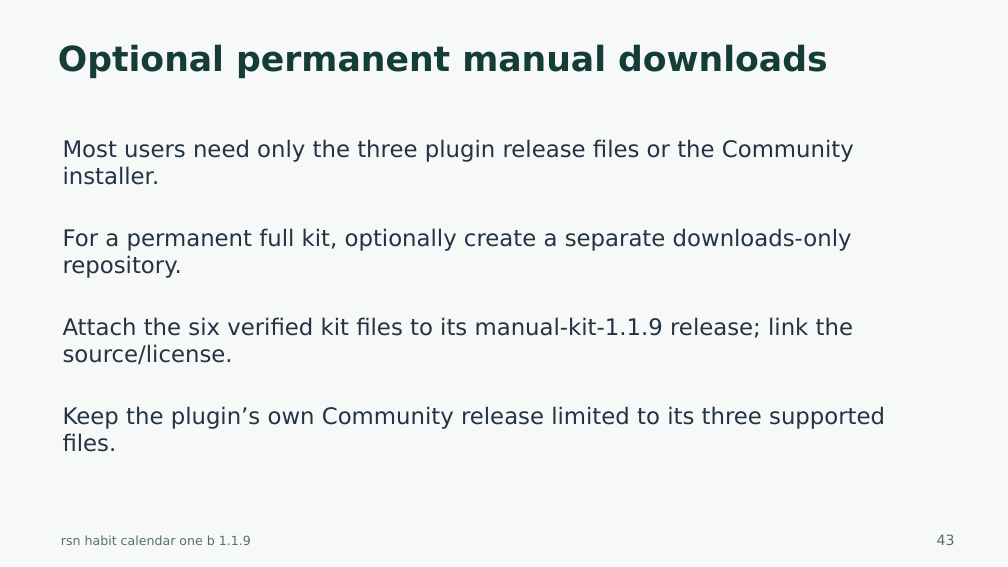
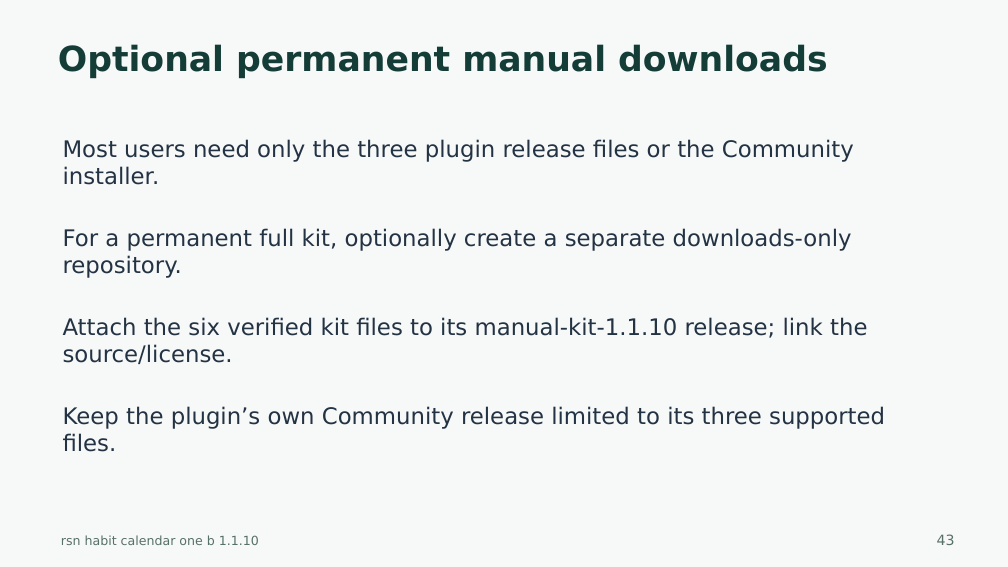
Before and after one commit to harharhari/rsn-habit-tracker-obsidian-plugin, a slide deck: slide 43 of docs/rsn-habit-calendar-one-b-tutorial.pptx. Drawn at 1008x567 pixels with LibreOffice and Linux fonts; fonts in the diff are those of the drawing. Boxes give left, top, right and bottom in pixels: in the first picture for what was removed or moved away, otherwise in the second. Text is boxed around its words. In the diff, an @@ line names an element or a change of style, - is before the commit and + after.

Commit message:
1. Minor modifications including Github 2. Habit Tracker Obsidian Version 1.1.10 3. as on 2026-10-27

```diff
--- a/docs/rsn-habit-calendar-one-b-tutorial.pptx
+++ b/docs/rsn-habit-calendar-one-b-tutorial.pptx
@@ text at <box>63,317,867,364</box>: text changed @@
-Attach the six verified kit files to its manual-kit-1.1.9 release; link the source/license.
+Attach the six verified kit files to its manual-kit-1.1.10 release; link the source/license.
@@ text at <box>61,535,259,545</box>: text changed @@
-rsn habit calendar one b 1.1.9
+rsn habit calendar one b 1.1.10
```
Also in this commit, not shown: 44 other slides changed, 34 other files.
